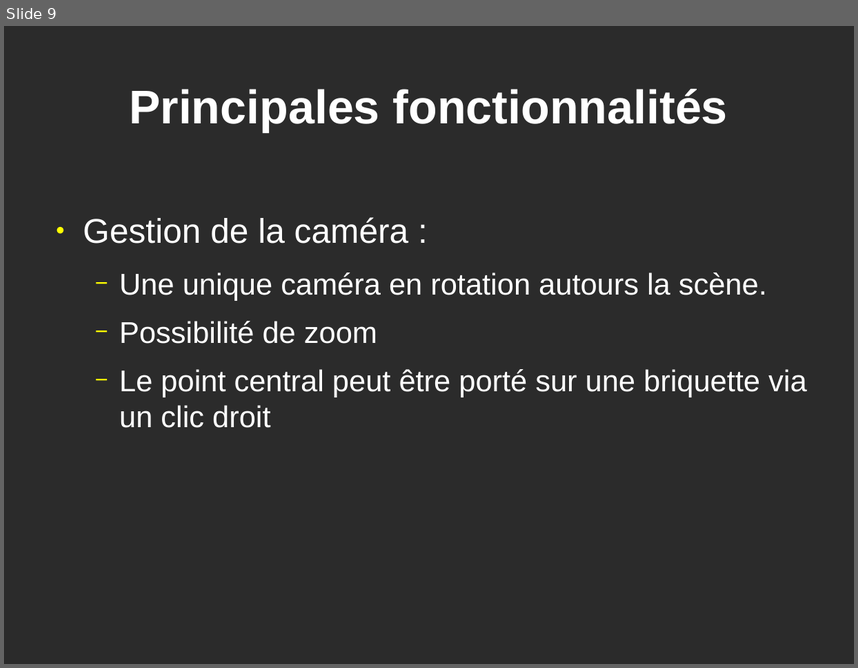
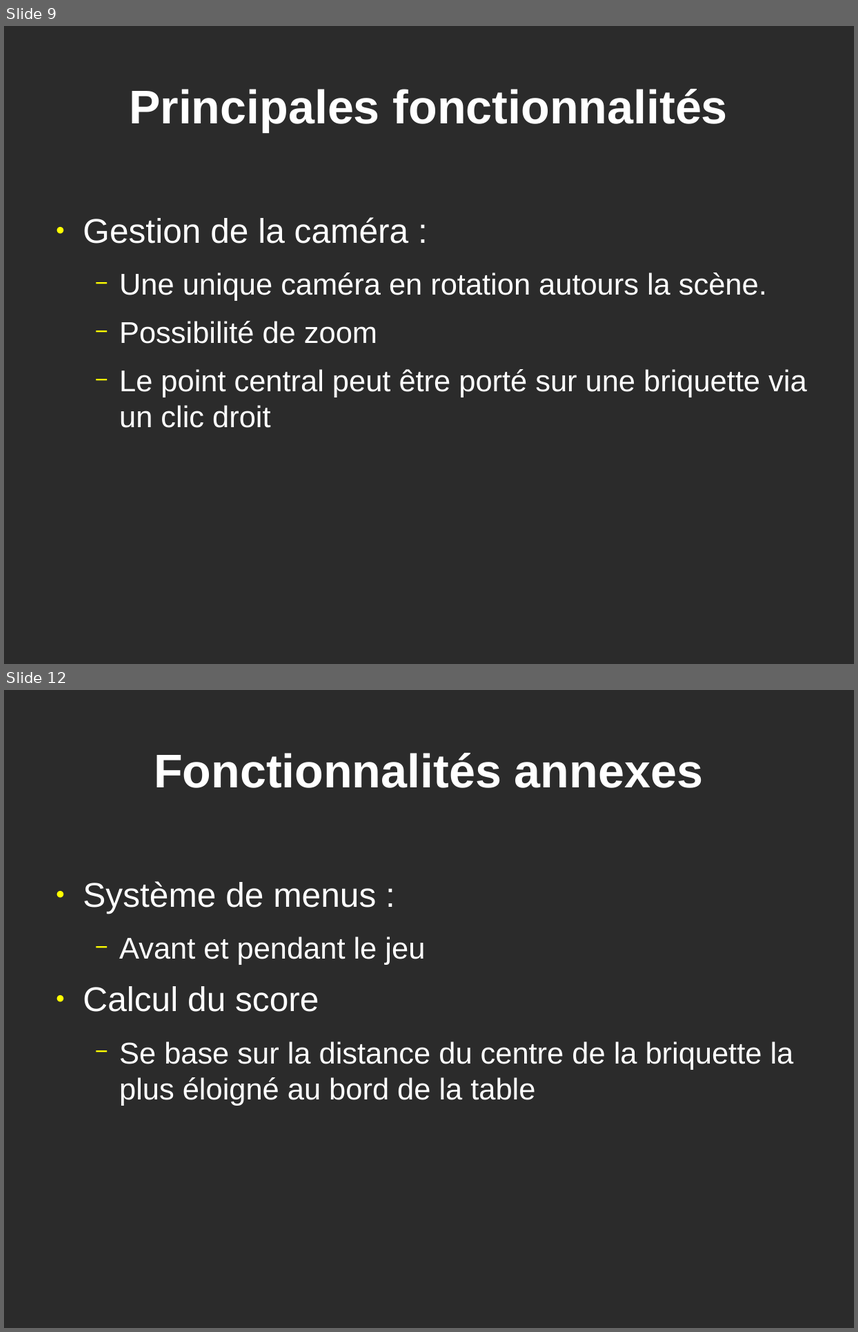
Before and after one commit to GuillaumeSmaha/BriquettePhysique, a slide deck: rapport/presentation/presentation_briquette.odp. Shown one above the other, each under a label of ours: slide 9 before the commit, slides 9 and 12 after it; the slides between them are not shown. The pictures are 858x668 and 858x1332 pixels, drawn with LibreOffice and Linux fonts; fonts in the diff are those of the drawing; background and template pictures are left out; a plain dark background stands for a picture behind light text. Boxes give left, top, right and bottom in pixels: in the first picture for what was removed or moved away, otherwise in the second. Text is boxed around its words. In the diff, an @@ line names an element or a change of style, - is before the commit and + after.

```diff
--- a/rapport/presentation/presentation_briquette.odp
+++ b/rapport/presentation/presentation_briquette.odp
@@ slide 12 added at [4, 690, 854, 1328], background picture (left out) @@
@@ title added at [154, 753, 703, 788], 44 pt, text #FFFFFF, bold @@
+Fonctionnalités annexes
@@ text added at [83, 881, 794, 1105], 28 pt, text #FFFFFF @@
+● Système de menus :
+  − Avant et pendant le jeu
+● Calcul du score
+  − Se base sur la distance du centre de la briquette la plus éloigné au bord de la table
```
Also in this commit, not shown: 2 slides changed, 2 other slides added.
